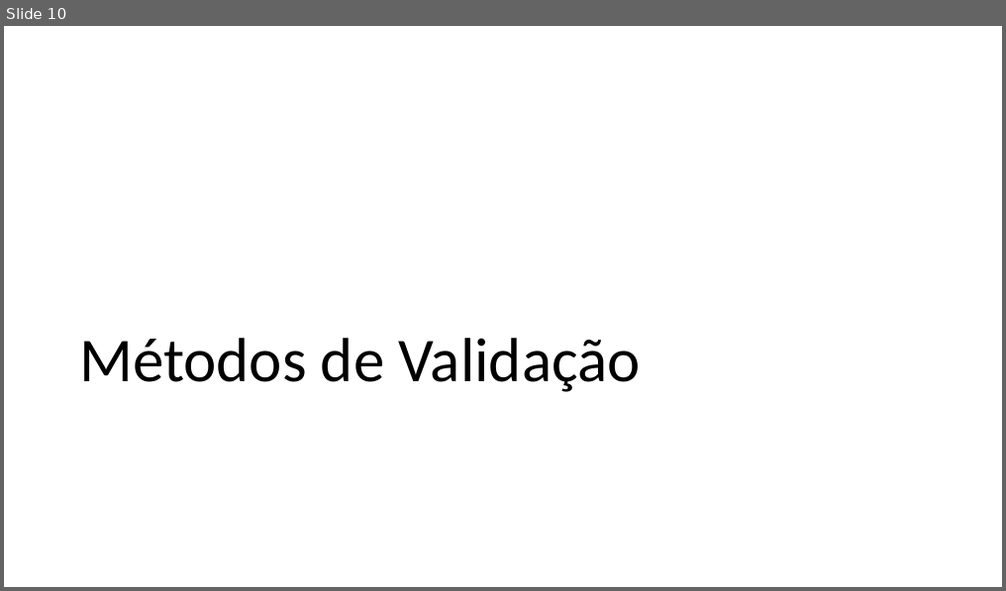
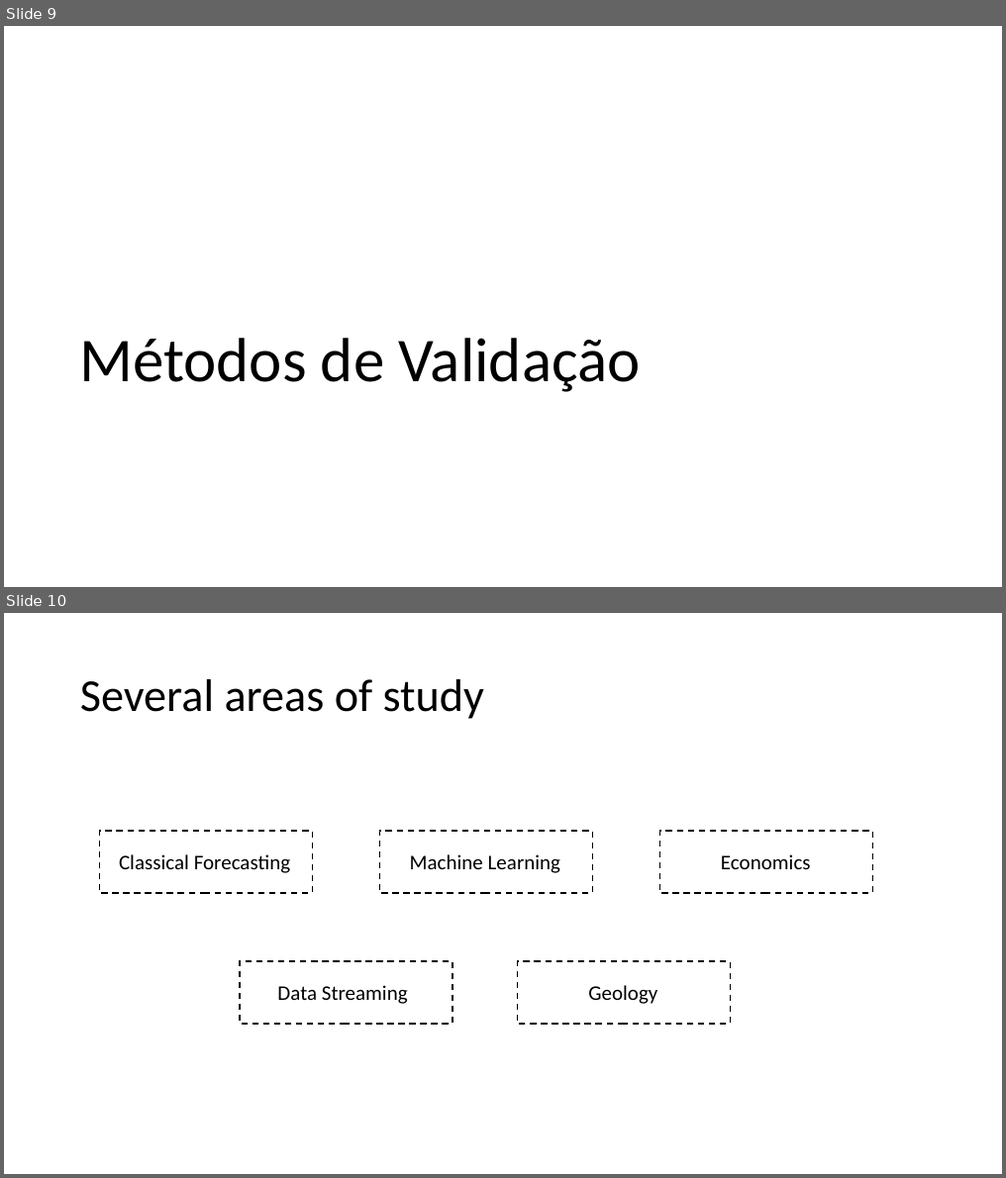
Before and after one commit to MiguelLoureiro98/timecave, a slide deck: papers/.ppt/cvtimeseries.pptx. Shown one above the other, each under a label of ours: slide 10 before the commit, slides 9 and 10 after it. The pictures are 1006x591 and 1006x1178 pixels, drawn with LibreOffice and Linux fonts; fonts in the diff are those of the drawing. Boxes give left, top, right and bottom in pixels: in the first picture for what was removed or moved away, otherwise in the second. Text is boxed around its words. In the diff, an @@ line names an element or a change of style, - is before the commit and + after.

```diff
--- a/papers/.ppt/cvtimeseries.pptx
+++ b/papers/.ppt/cvtimeseries.pptx
@@ slide 10 added at box(4, 613, 1002, 1174), background #FFFFFF @@
@@ title added at box(80, 679, 484, 719), 44 pt, text #000000 @@
+Several areas of study
@@ rectangle added at box(100, 831, 313, 893), outline #000000 1.5 pt dashed @@
@@ rectangle added at box(380, 831, 592, 893), outline #000000 1.5 pt dashed @@
@@ rectangle added at box(659, 831, 872, 893), outline #000000 1.5 pt dashed @@
@@ text added at box(119, 855, 290, 873), 20 pt, text #000000 @@
+Classical Forecasting
@@ text added at box(410, 855, 560, 873), 20 pt, text #000000 @@
+Machine Learning
@@ text added at box(721, 855, 811, 869), 20 pt, text #000000 @@
+Economics
@@ rectangle added at box(240, 961, 452, 1024), outline #000000 1.5 pt dashed @@
@@ rectangle added at box(518, 961, 731, 1024), outline #000000 1.5 pt dashed @@
@@ text added at box(277, 985, 408, 1004), 20 pt, text #000000 @@
+Data Streaming
@@ text added at box(588, 985, 657, 1004), 20 pt, text #000000 @@
+Geology
@@ what was slide 10 is now slide 9 @@
```
Also in this commit, not shown: 5 slides changed, 20 other slides added, 8 slides removed.
